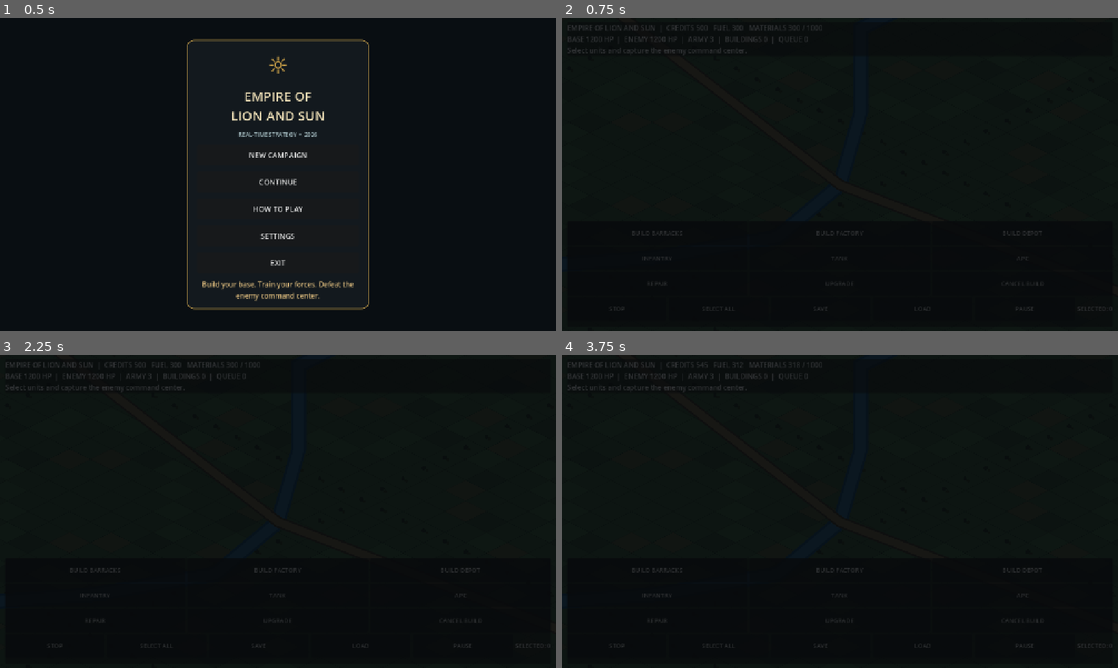
Above: before the commit, frames 1-4 (two rows, left to right).
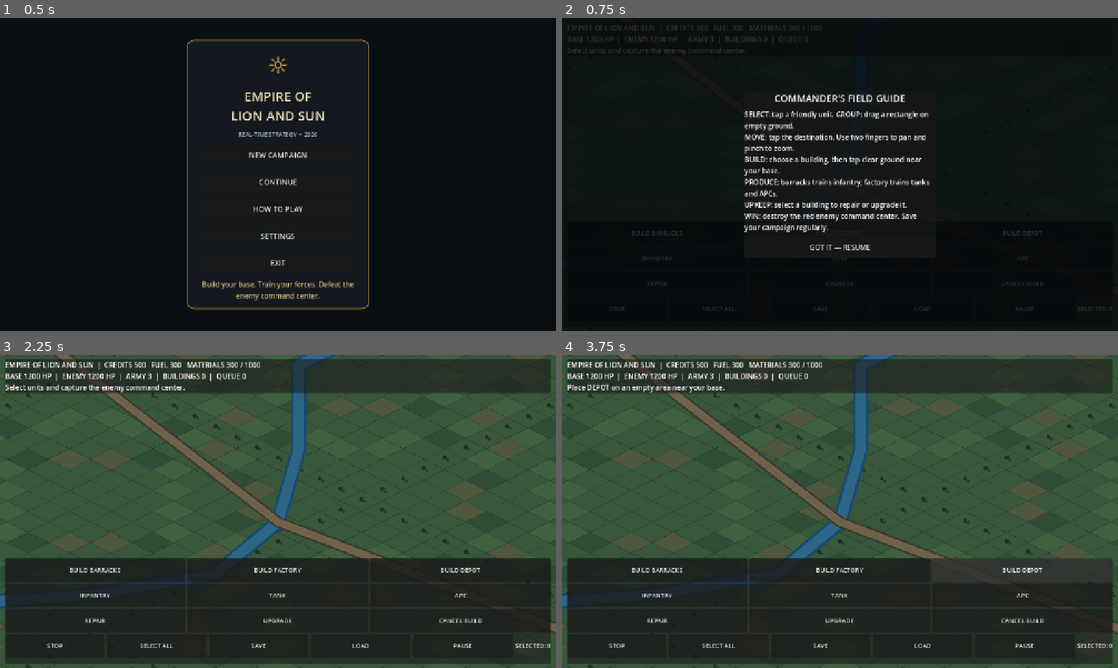
Above: after the commit, the same moments.

Repository: itsalirezajr-design/Empire-of-Lion-and-Sun
Game: Godot game, scene res://scenes/MainMenu.tscn
The game is run twice, just before and just after one commit, with the same random seed, the same clock (stepped at 60 frames per second) and the same inputs.
Inputs (mouse positions are in pixels of both pictures, inside the frame that each line leads up to):
- Up to frame 1 (0.5 s): no input
- Up to frame 2 (0.75 s): click "NEW CAMPAIGN" at 0.5 s
- Up to frame 3 (2.25 s): click (94, 570) at 1.25 s, where only the run before the commit has a clickable "BUILD BARRACKS"; click (278, 583) at 2 s, where only the run after the commit has a clickable "GOT IT — RESUME"
- Up to frame 4 (3.75 s): click "BUILD FACTORY" at 2.75 s; click "BUILD DEPOT" at 3.5 s

Frame 1 is identical in both runs. In frame 2, 3.6% of the frame differs, in the area x 32-67%, y 24-75%; in frame 3, 80%; in frame 4, 82%, in the area x 0-100%, y 0-100%.
Error before the commit: Cannot call method 'add_child' on a null value. (res://scripts/main.gd:867)

Commit message:
Fix pause and tutorial overlay node lookup

Diff:
--- a/scripts/main.gd
+++ b/scripts/main.gd
@@ -890,6 +890,7 @@
 	shade.set_anchors_and_offsets_preset(Control.PRESET_FULL_RECT)
 	overlay.add_child(shade)
 	var center := CenterContainer.new()
+	center.name = "CenterContainer"
 	center.set_anchors_and_offsets_preset(Control.PRESET_FULL_RECT)
 	overlay.add_child(center)
 	var panel := PanelContainer.new()
